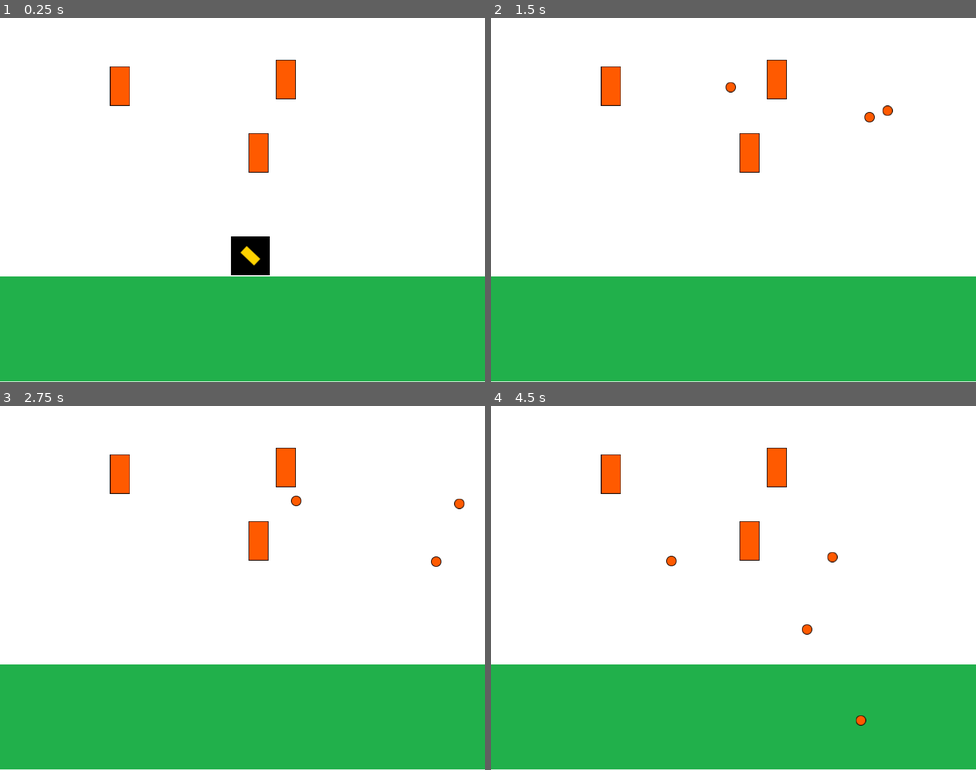
Above: before the commit, frames 1-4 (two rows, left to right).
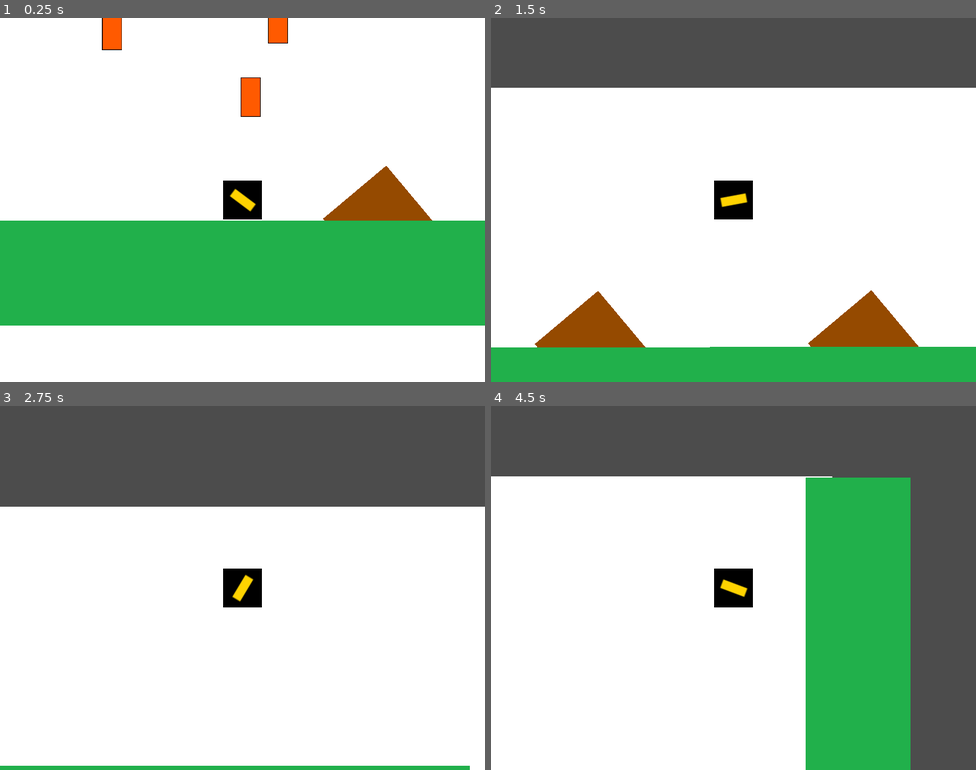
Above: after the commit, the same moments.

Repository: lautarolaghezza/intopv
Game: Godot game, scene res://Main.tscn
The game is run twice, just before and just after one commit, with the same random seed, the same clock (stepped at 60 frames per second) and the same inputs.
Inputs (mouse positions are in pixels of both pictures, inside the frame that each line leads up to):
- Up to frame 1 (0.25 s): no input
- Up to frame 2 (1.5 s): tap Enter at 0.5 s; move the mouse to (840, 181) at 0.52 s; hold Space (jump) 0.53-1.28 s; hold D (move_right) from 0.53 s (still down); move the mouse to (636, 218) at 1.27 s; click (636, 218) at 1.35 s
- Up to frame 3 (2.75 s): tap Space (jump) at 1.52, 1.55, 1.82 s; move the mouse to (291, 507) at 2.02 s; release D (move_right) at 2.03 s; hold A (move_left) from 2.03 s (still down); hold Space (jump) from 2.03 s (still down)
- Up to frame 4 (4.5 s): move the mouse to (709, 660) at 2.77 s; release A (move_left) at 2.78 s; release Space (jump) at 2.78 s; hold D (move_right) 2.78-4.28 s; click (709, 660) at 2.85 s; tap Space (jump) at 3.02, 3.05, 3.32 s; move the mouse to (879, 642) at 3.52 s; hold Space (jump) 3.53-4.28 s; move the mouse to (588, 533) at 4.27 s; hold A (move_left) from 4.28 s (still down); click (588, 533) at 4.35 s

The runs differ from the first frame. In frame 1, 36% of the frame differs, in the area x 0-100%, y 0-100%; in frame 2, 41%; in frame 3, 57%; in frame 4, 62%.
Error after the commit: Parse Error: The identifier "playing" isn't declared in the current scope. (res://entities/environment/WinStar.gd:6)

Commit message:
se agregan unas cosas

Diff:
--- a/desafio - clase 4/Main.tscn
+++ b/desafio - clase 4/Main.tscn
@@ -6,13 +6,22 @@
 [ext_resource path="res://entities/enemies/Turret.tscn" type="PackedScene" id=4]
 [ext_resource path="res://entities/enemies/TurretsSpawner.gd" type="Script" id=5]
 [ext_resource path="res://entities/environment/Floor.tscn" type="PackedScene" id=6]
+[ext_resource path="res://entities/environment/Obstacles.tscn" type="PackedScene" id=7]
+[ext_resource path="res://entities/environment/WinStar.tscn" type="PackedScene" id=8]
+[ext_resource path="res://entities/environment/WinStar.gd" type="Script" id=9]
 
 [node name="Main" type="Node"]
 script = ExtResource( 3 )
 
 [node name="Background" type="TextureRect" parent="."]
-anchor_right = 1.0
+anchor_left = -0.107
+anchor_top = -0.003
+anchor_right = 1.567
 anchor_bottom = 1.0
+margin_left = -126.4
+margin_top = -0.2
+margin_right = 2370.4
+margin_bottom = 555.0
 texture = ExtResource( 2 )
 expand = true
 __meta__ = {
@@ -22,8 +31,66 @@
 [node name="Player" parent="." instance=ExtResource( 1 )]
 position = Vector2( 413.003, 395.272 )
 
-[node name="Floor" parent="." instance=ExtResource( 6 )]
+[node name="LeftWall" parent="." instance=ExtResource( 6 )]
+position = Vector2( -146.076, 220.959 )
+rotation = 1.5708
+scale = Vector2( 5.5, 2 )
+
+[node name="LeftWall2" parent="." instance=ExtResource( 6 )]
+position = Vector2( -275.794, 784.905 )
+rotation = 1.5708
+scale = Vector2( 5.5, 2 )
+
+[node name="RightWall" parent="." instance=ExtResource( 6 )]
+position = Vector2( 3665.29, 217.714 )
+rotation = 1.5708
+scale = Vector2( 5.5, 2.621 )
+
+[node name="RightWall2" parent="." instance=ExtResource( 6 )]
+position = Vector2( 3666.39, 701.41 )
+rotation = 1.5708
+scale = Vector2( 5.5, 2.621 )
 
 [node name="TurretsSpawner" type="Node" parent="."]
 script = ExtResource( 5 )
 turret_scene = ExtResource( 4 )
+
+[node name="Obstacles" type="Node" parent="."]
+
+[node name="Obstacles" parent="Obstacles" instance=ExtResource( 7 )]
+position = Vector2( 643.458, 431.518 )
+
+[node name="Obstacles2" parent="Obstacles" instance=ExtResource( 7 )]
+position = Vector2( 643.458, 431.518 )
+
+[node name="Obstacles3" parent="Obstacles" instance=ExtResource( 7 )]
+position = Vector2( 643.458, 431.518 )
+
+[node name="Obstacles4" parent="Obstacles" instance=ExtResource( 7 )]
+position = Vector2( 643.458, 431.518 )
+
+[node name="Obstacles5" parent="Obstacles" instance=ExtResource( 7 )]
+position = Vector2( 1032.97, 428.654 )
+
+[node name="Obstacles6" parent="Obstacles" instance=ExtResource( 7 )]
+position = Vector2( 1483.69, 427.555 )
+
+[node name="Floors" type="Node" parent="."]
+
+[node name="Floor3" parent="Floors" instance=ExtResource( 6 )]
+position = Vector2( 1703.35, 1075.87 )
+
+[node name="Floor5" parent="Floors" instance=ExtResource( 6 )]
+position = Vector2( 3014.82, 1074.77 )
+
+[node name="Floor2" parent="Floors" instance=ExtResource( 6 )]
+position = Vector2( 392.97, 1075.87 )
+
+[node name="Floor4" parent="Floors" instance=ExtResource( 6 )]
+position = Vector2( 1703.78, 512.401 )
+
+[node name="Floor" parent="Floors" instance=ExtResource( 6 )]
+
+[node name="WinStar" parent="." instance=ExtResource( 8 )]
+position = Vector2( -150.407, 1122.67 )
+script = ExtResource( 9 )
--- a/desafio - clase 4/entities/Projectile.gd
+++ b/desafio - clase 4/entities/Projectile.gd
@@ -34,5 +34,5 @@
 
 
 func _on_Projectile_body_entered(body):
-	if body.has_method("notifiy_hit"):
+	if body.has_method("notify_hit"):
 		body.notify_hit()
--- a/desafio - clase 4/entities/enemies/Turret.gd
+++ b/desafio - clase 4/entities/enemies/Turret.gd
@@ -14,8 +14,17 @@
 	self.player = player
 	self.projectile_container = projectile_container
 	fire_timer.connect("timeout", self, "fire_at_player")
-	fire_timer.start()
 
 func fire_at_player():
 	var proj_instance = projectile_scene.instance()
 	proj_instance.initialize(projectile_container, fire_position.global_position, fire_position.global_position.direction_to(player.global_position))
+
+
+func _on_Area2D_body_entered(body):
+	if body.has_method("notify_hit"):
+			fire_timer.start()
+
+
+func _on_Area2D_body_exited(body):
+	if body.has_method("notify_hit"):
+		fire_timer.stop()
--- a/desafio - clase 4/entities/enemies/Turret.tscn
+++ b/desafio - clase 4/entities/enemies/Turret.tscn
@@ -1,8 +1,11 @@
-[gd_scene load_steps=4 format=2]
+[gd_scene load_steps=5 format=2]
 
 [ext_resource path="res://assets/textures/turret.png" type="Texture" id=1]
 [ext_resource path="res://entities/enemies/Turret.gd" type="Script" id=2]
 [ext_resource path="res://entities/enemies/TurretProjectile.tscn" type="PackedScene" id=3]
+
+[sub_resource type="CircleShape2D" id=1]
+radius = 272.38
 
 [node name="Turret" type="Sprite"]
 texture = ExtResource( 1 )
@@ -13,3 +16,10 @@
 
 [node name="FirePosition" type="Position2D" parent="."]
 position = Vector2( 0, -30.0339 )
+
+[node name="Area2D" type="Area2D" parent="."]
+
+[node name="CollisionShape2D" type="CollisionShape2D" parent="Area2D"]
+shape = SubResource( 1 )
+[connection signal="body_entered" from="Area2D" to="." method="_on_Area2D_body_entered"]
+[connection signal="body_exited" from="Area2D" to="." method="_on_Area2D_body_exited"]
--- a/desafio - clase 4/entities/environment/Floor.tscn
+++ b/desafio - clase 4/entities/environment/Floor.tscn
@@ -3,16 +3,17 @@
 [ext_resource path="res://assets/textures/floor.png" type="Texture" id=1]
 
 [sub_resource type="RectangleShape2D" id=1]
-extents = Vector2( 38.94, 33.5723 )
+extents = Vector2( 54.1201, 33.5723 )
 
 [node name="Floor" type="StaticBody2D"]
 position = Vector2( 400, 513.5 )
 scale = Vector2( 12.1212, 2.62121 )
 
 [node name="Sprite" type="Sprite" parent="."]
-position = Vector2( 0, -0.57225 )
+position = Vector2( 14.52, -0.57225 )
+scale = Vector2( 1.64, 1 )
 texture = ExtResource( 1 )
 
 [node name="CollisionShape2D" type="CollisionShape2D" parent="."]
-position = Vector2( -5.94001, -0.57225 )
+position = Vector2( 14.52, -0.57225 )
 shape = SubResource( 1 )
--- /dev/null
+++ b/desafio - clase 4/entities/environment/Obstacles.tscn
@@ -0,0 +1,19 @@
+[gd_scene load_steps=3 format=2]
+
+[ext_resource path="res://assets/textures/brown_square.png" type="Texture" id=1]
+
+[sub_resource type="RectangleShape2D" id=1]
+extents = Vector2( 72.0901, 74.1782 )
+
+[node name="StaticBody2D" type="StaticBody2D"]
+
+[node name="Sprite" type="Sprite" parent="."]
+position = Vector2( 0.477375, 2.38674 )
+rotation = -0.698132
+scale = Vector2( 0.606272, 0.636089 )
+texture = ExtResource( 1 )
+
+[node name="CollisionShape2D" type="CollisionShape2D" parent="."]
+position = Vector2( -1.90936, 1.90936 )
+rotation = -0.698132
+shape = SubResource( 1 )
--- /dev/null
+++ b/desafio - clase 4/entities/environment/WinStar.gd
@@ -0,0 +1,10 @@
+extends Area2D
+
+onready var area := $Area2D
+
+func _ready():
+	playing = true
+	scale = Vector2(0.25,0.25)
+
+func _on_Area2D_body_entered(body):
+		Global.level_passed()
--- /dev/null
+++ b/desafio - clase 4/entities/environment/WinStar.tscn
@@ -0,0 +1,16 @@
+[gd_scene load_steps=3 format=2]
+
+[ext_resource path="res://assets/textures/jumpable_platform.png" type="Texture" id=1]
+
+[sub_resource type="RectangleShape2D" id=1]
+extents = Vector2( 33.6146, 34.3379 )
+
+[node name="WinStar" type="Area2D"]
+
+[node name="Sprite" type="Sprite" parent="."]
+position = Vector2( -0.483574, -0.483574 )
+scale = Vector2( 1.01465, 1.01465 )
+texture = ExtResource( 1 )
+
+[node name="CollisionShape2D" type="CollisionShape2D" parent="."]
+shape = SubResource( 1 )
--- a/desafio - clase 4/entities/player/Cannon.gd
+++ b/desafio - clase 4/entities/player/Cannon.gd
@@ -9,6 +9,3 @@
 func fire():
 	var proj_instance = projectile_scene.instance()
 	proj_instance.initialize(projectile_container, cannon_tip.global_position, global_position.direction_to(cannon_tip.global_position))
-
-func notify_hit():
-	print("ADSDASDASDASDASDASDASDASDASD")
--- a/desafio - clase 4/entities/player/Player.gd
+++ b/desafio - clase 4/entities/player/Player.gd
@@ -50,4 +50,4 @@
 	position += velocity * delta
 
 func notify_hit():
-	print("ADSDASDASDASDASDASDASDASDASD")
+	print("headshot")
--- a/desafio - clase 4/entities/player/Player.tscn
+++ b/desafio - clase 4/entities/player/Player.tscn
@@ -21,9 +21,14 @@
 shape = SubResource( 1 )
 
 [node name="Cannon" type="Sprite" parent="."]
+position = Vector2( 0.516125, 0.258064 )
+scale = Vector2( 1.36432, 1 )
 texture = ExtResource( 3 )
 script = ExtResource( 4 )
 projectile_scene = ExtResource( 5 )
 
 [node name="CannonTip" type="Position2D" parent="Cannon"]
-position = Vector2( 15, 0 )
+position = Vector2( 41.9905, -0.645149 )
+
+[node name="Camera2D" type="Camera2D" parent="."]
+current = true
Not shown: 1 places in desafio - clase 4/Main.tscn that only renumber resources
Binary file added: desafio - clase 4/assets/spritesheets/Star.png
Not shown, added: desafio - clase 4/assets/spritesheets/Star.png.import
Binary file added: desafio - clase 4/assets/textures/brown_square.png
Not shown, added: desafio - clase 4/assets/textures/brown_square.png.import
Binary file added: desafio - clase 4/assets/textures/gray_square.png
Not shown, added: desafio - clase 4/assets/textures/gray_square.png.import
Binary file added: desafio - clase 4/assets/textures/green_circle.png
Not shown, added: desafio - clase 4/assets/textures/green_circle.png.import
Binary file added: desafio - clase 4/assets/textures/jumpable_platform.png
Not shown, added: desafio - clase 4/assets/textures/jumpable_platform.png.import
